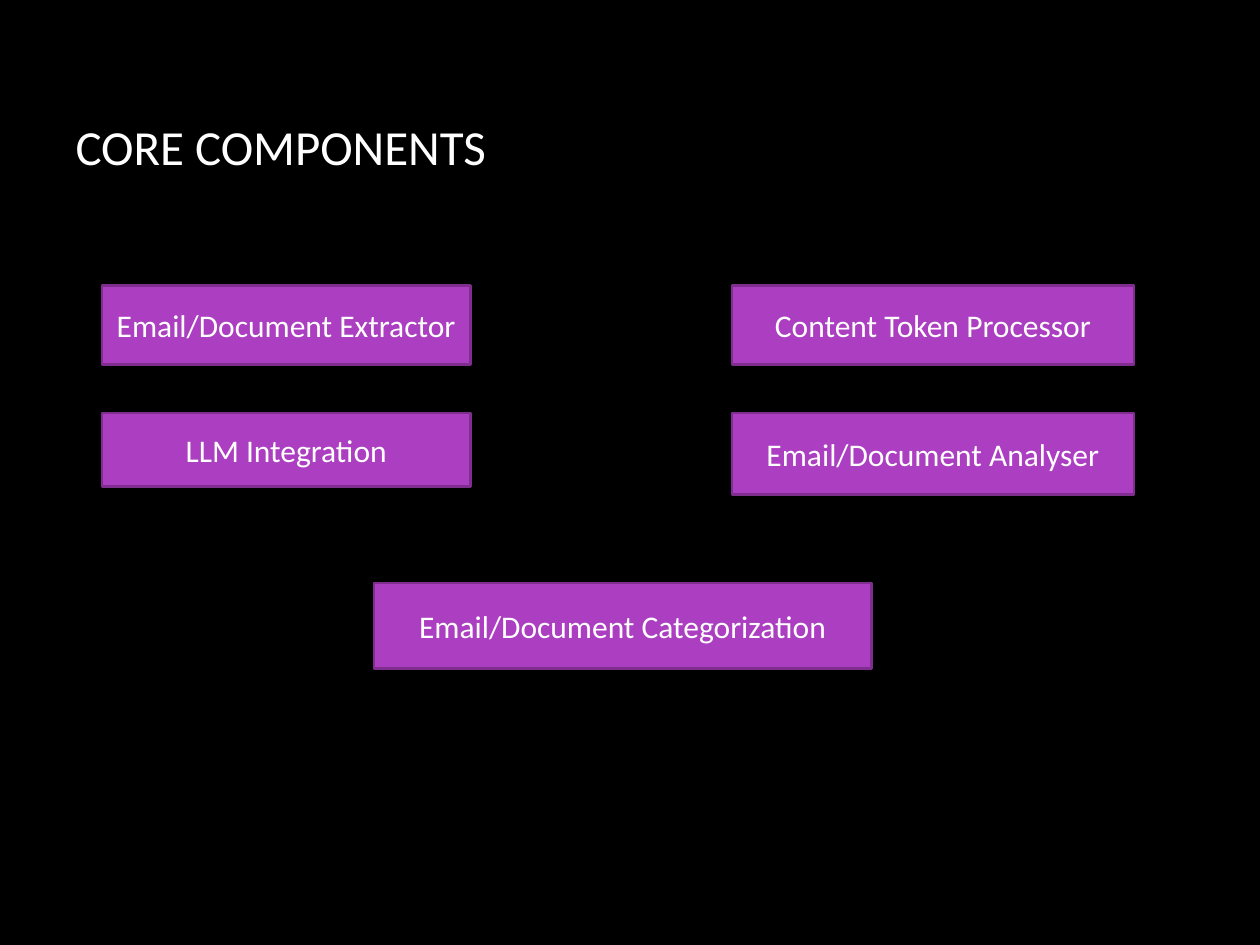
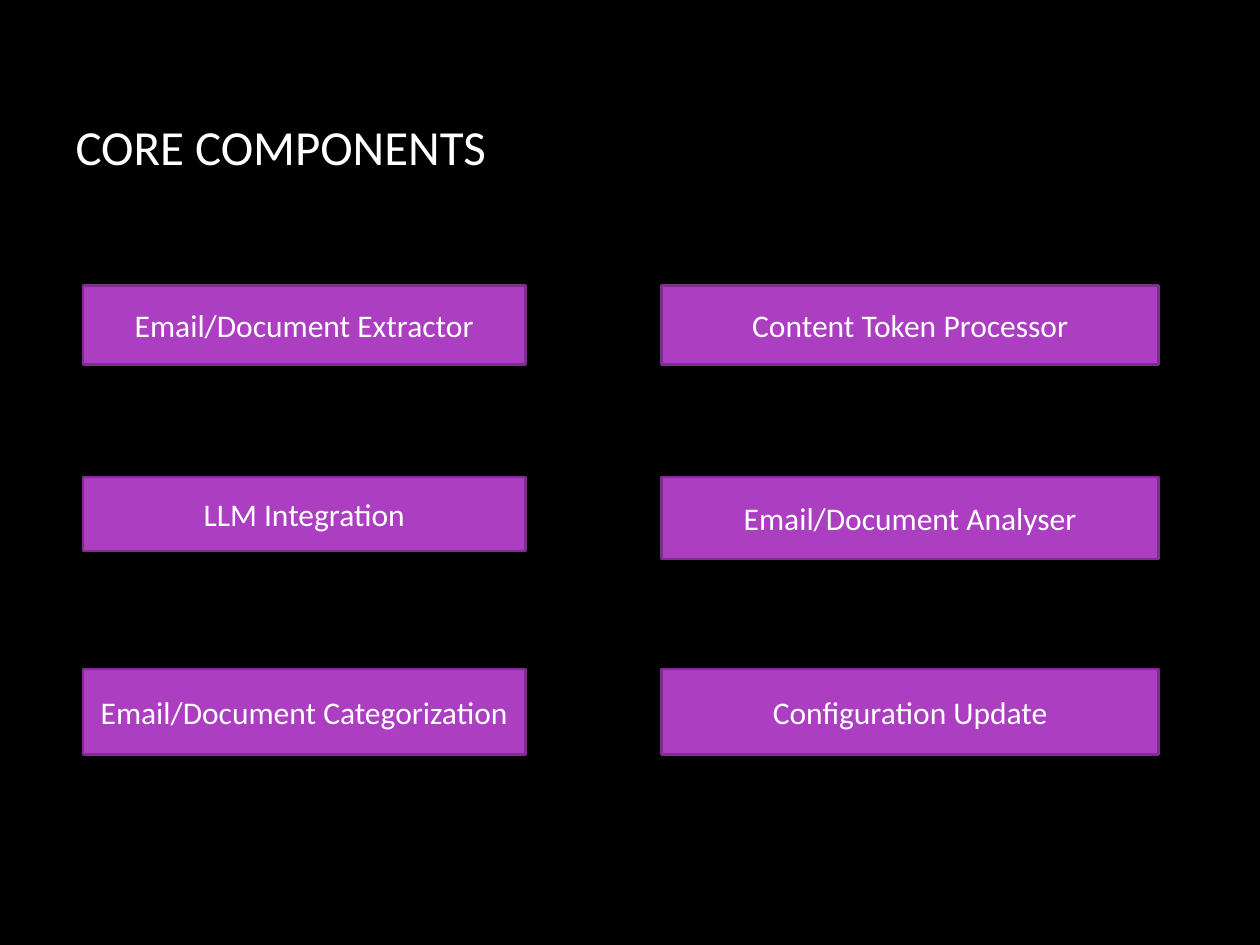
Before and after one commit to ewfx/gaied-fraud-breakers, a slide deck: slide 4 of artifacts/Email_Gatekeeper.pptx. Drawn at 1260x945 pixels with LibreOffice and Linux fonts; fonts in the diff are those of the drawing; background and template pictures are left out. Boxes give left, top, right and bottom in pixels: in the first picture for what was removed or moved away, otherwise in the second. Text is boxed around its words. In the diff, an @@ line names an element or a change of style, - is before the commit and + after.

```diff
--- a/artifacts/Email_Gatekeeper.pptx
+++ b/artifacts/Email_Gatekeeper.pptx
@@ rectangle "Email/Document Extractor": place and size @@
-rectangle "Email/Document Extractor" at [102, 286, 471, 365]
+rectangle "Email/Document Extractor" at [83, 286, 525, 365]
@@ rectangle "Content Token Processor": place and size @@
-rectangle "Content Token Processor" at [732, 286, 1134, 365]
+rectangle "Content Token Processor" at [662, 286, 1159, 365]
@@ rectangle "LLM Integration": place and size @@
-rectangle "LLM Integration" at [102, 413, 471, 488]
+rectangle "LLM Integration" at [83, 478, 525, 552]
@@ rectangle "Email/Document Analyser": place and size @@
-rectangle "Email/Document Analyser" at [732, 413, 1134, 495]
+rectangle "Email/Document Analyser" at [662, 478, 1159, 559]
@@ rectangle "Email/Document Categorization": place and size @@
-rectangle "Email/Document Categorization" at [374, 583, 872, 669]
+rectangle "Email/Document Categorization" at [83, 669, 525, 755]
@@ rectangle added at [662, 669, 1159, 755], fill #AC3EC1, outline #7F2E8F 1.5 pt, 18 pt, text #FFFFFF @@
+Configuration Update
```
Also in this commit, not shown: 3 other slides changed, 2 slides added.
